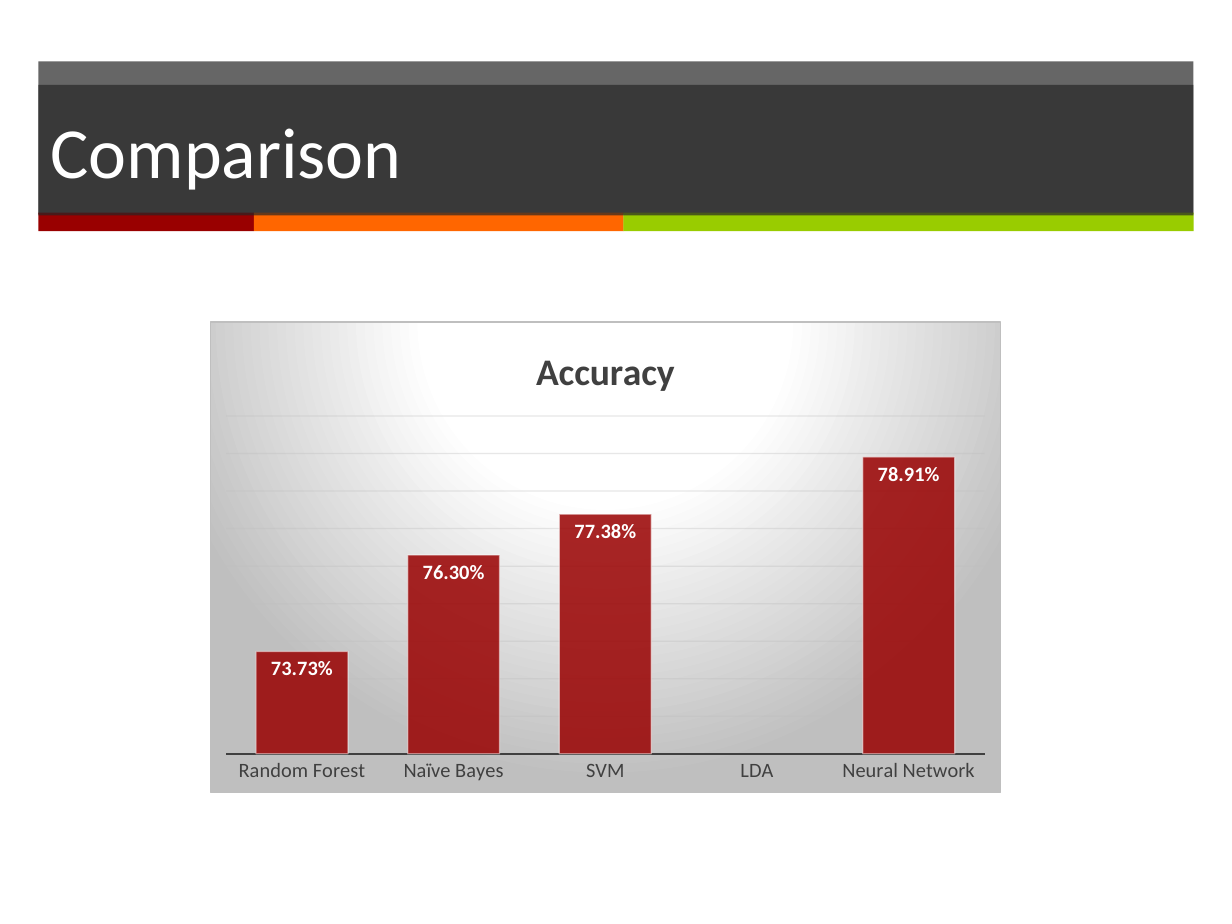
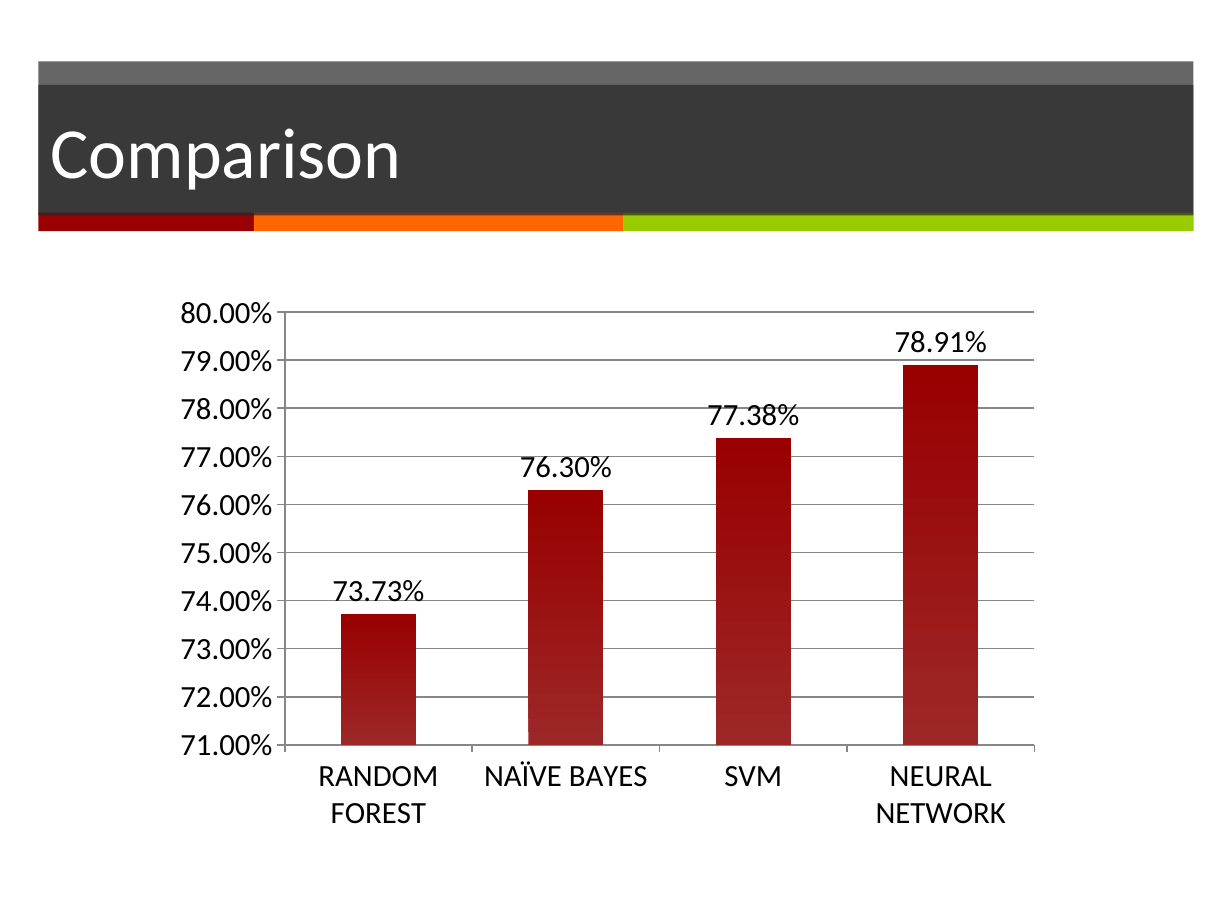
Before and after one commit to stevehuanghe/whats-cooking, a slide deck: slide 26 of doc/whats_cooking_pre.pptx. Drawn at 1232x924 pixels with LibreOffice and Linux fonts; fonts in the diff are those of the drawing. Boxes give left, top, right and bottom in pixels: in the first picture for what was removed or moved away, otherwise in the second. Text is boxed around its words. In the diff, an @@ line names an element or a change of style, - is before the commit and + after.

```diff
--- a/doc/whats_cooking_pre.pptx
+++ b/doc/whats_cooking_pre.pptx
@@ column chart at box(163, 282, 1052, 843) @@
@@ title "Accuracy" removed @@
-categories: Random Forest, Naïve Bayes, SVM, LDA, Neural Network
+categories: RANDOM FOREST, NAÏVE BAYES, SVM, NEURAL NETWORK
-Accuracy: 0.7373, 0.763, 0.7738, -, 0.7891
+Series 1: 0.7373, 0.763, 0.7738, 0.7891
@@ colour of Series 1 #990000 at 85% opacity to #990000 @@
@@ data labels of Series 1 changed @@
@@ category axis changed @@
@@ value axis changed @@
@@ bar spacing changed @@
@@ background changed @@
@@ border changed @@
@@ lettering changed @@
@@ column chart: place and size @@
-column chart at box(209, 322, 1000, 793)
+column chart at box(163, 282, 1052, 843)
```
Also in this commit, not shown: 3 other slides changed.
